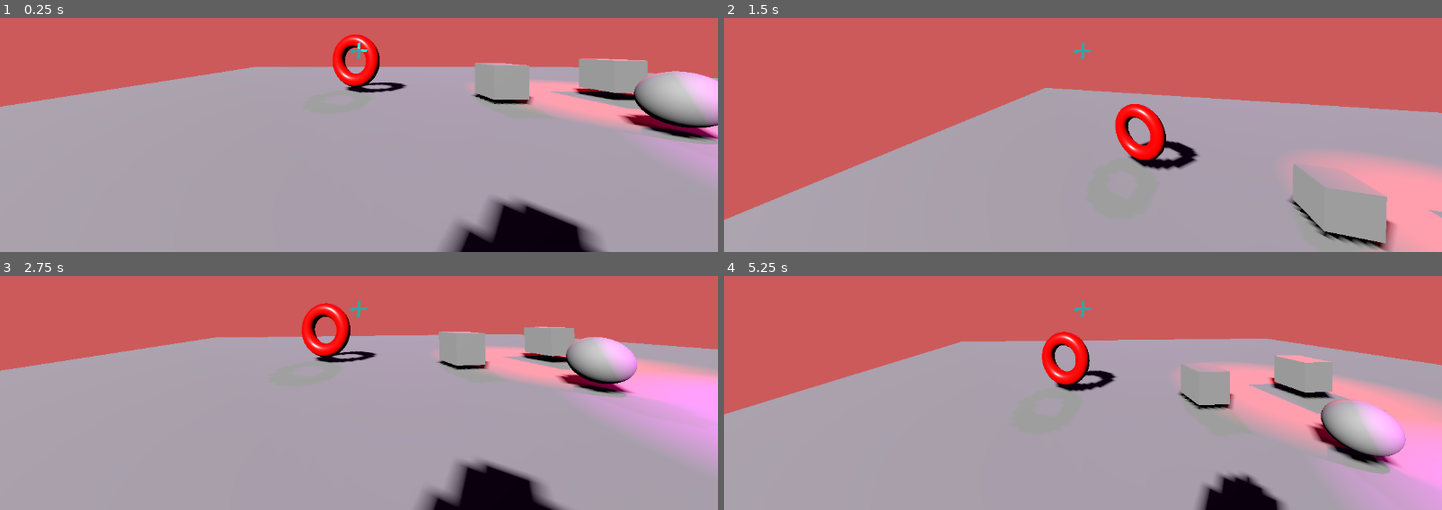
Above: before the commit, frames 1-4 (two rows, left to right).
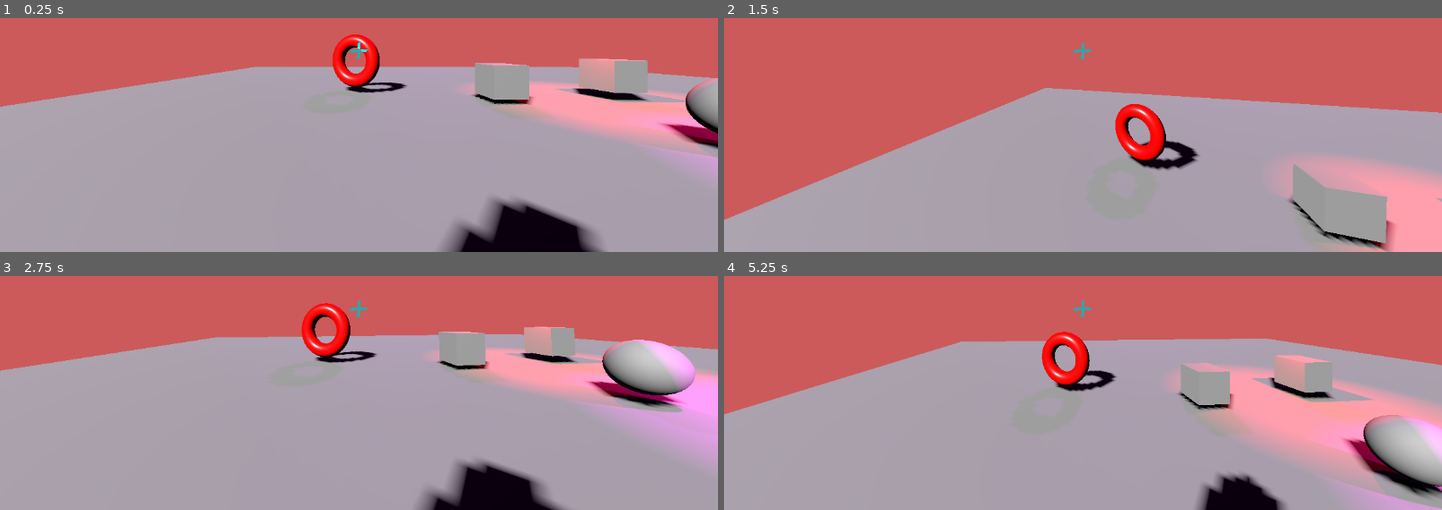
Above: after the commit, the same moments.

Repository: 1p6/Double-Cover
Game: Godot game, scene res://main.tscn
The game is run twice, just before and just after one commit, with the same random seed, the same clock (stepped at 60 frames per second) and the same inputs.
Inputs (mouse positions are in pixels of both pictures, inside the frame that each line leads up to):
- Up to frame 1 (0.25 s): no input
- Up to frame 2 (1.5 s): tap Enter at 0.5 s; move the mouse to (1118, 48) at 0.52 s; move the mouse to (1047, 53) at 1.27 s
- Up to frame 3 (2.75 s): move the mouse to (373, 301) at 2.02 s
- Up to frame 4 (5.25 s): tap Space at 2.75 s; move the mouse to (1075, 315) at 2.77 s; move the mouse to (1133, 313) at 3.52 s; move the mouse to (1025, 304) at 4.27 s; tap Enter at 5 s; move the mouse to (1090, 308) at 5.02 s

The runs differ from the first frame. In frame 1, 5.5% of the frame differs, in the area x 64-100%, y 17-60%; in frame 2, 0.8%; in frame 3, 5.8%; in frame 4, 9.2%, in the area x 62-100%, y 34-100%.

Commit message:
more work on fixing lighting

Diff:
--- a/main.tscn
+++ b/main.tscn
@@ -250,10 +250,12 @@
 
 [node name="Quaternion" type="SubViewport" parent="Renderer"]
 disable_3d = true
+canvas_item_default_texture_filter = 0
 size = Vector2i(768, 512)
 render_target_clear_mode = 1
 
 [node name="ColorRect" type="ColorRect" parent="Renderer/Quaternion"]
+light_mask = 0
 material = SubResource("ShaderMaterial_30cst")
 anchors_preset = 15
 anchor_right = 1.0
@@ -295,6 +297,7 @@
 transform = Transform3D(0.728957, 0.405172, -0.551777, -5.2079e-09, 0.806032, 0.591872, 0.68456, -0.431449, 0.587563, -7.51673, 4.41572, 8.26045)
 layers = 3
 light_energy = 2.0
+light_bake_mode = 0
 shadow_enabled = true
 sky_mode = 1
 
@@ -303,21 +306,24 @@
 layers = 3
 light_color = Color(0.866667, 0, 1, 1)
 light_energy = 0.02
+light_bake_mode = 0
 shadow_enabled = true
 sky_mode = 1
-
-[node name="OmniLight3D" type="OmniLight3D" parent="Lighting"]
-transform = Transform3D(1, 0, 0, 0, 1, 0, 0, 0, 1, 3.27575, 2.45378, -2.52495)
-light_color = Color(1, 0, 0, 1)
-light_energy = 2.0
-light_cull_mask = 4294967293
-shadow_enabled = true
 
 [node name="OmniLight3D3" type="OmniLight3D" parent="Lighting"]
 transform = Transform3D(1, 0, 0, 0, 1, 0, 0, 0, 1, 2.96734, 2.45378, 3.48192)
 layers = 3
 light_color = Color(1, 0, 1, 1)
 light_energy = 2.0
+light_bake_mode = 0
+shadow_enabled = true
+
+[node name="OmniLight3D4" type="OmniLight3D" parent="Lighting"]
+transform = Transform3D(1, 0, 0, 0, 1, 0, 0, 0, 1, 2.66363, 2.45378, -1.99661)
+light_color = Color(1, 0, 0, 1)
+light_energy = 2.0
+light_bake_mode = 0
+light_cull_mask = 4294967293
 shadow_enabled = true
 
 [node name="OmniLight3D2" type="OmniLight3D" parent="Lighting"]
@@ -325,6 +331,7 @@
 layers = 2
 light_color = Color(0, 0, 1, 1)
 light_energy = 2.0
+light_bake_mode = 0
 light_cull_mask = 4294967294
 shadow_enabled = true
 
@@ -346,7 +353,7 @@
 transform = Transform3D(1, 0, 0, 0, 1, 0, 0, 0, 1, 2.93889, 1.24265, 3.63644)
 
 [node name="MeshInstance3D" type="MeshInstance3D" parent="Geometry"]
-transform = Transform3D(1, 0, 0, 0, 1, 0, 0, 0, 1, 0.780332, 1.15753, 0.626001)
+transform = Transform3D(1, 0, 0, 0, 1, 0, 0, 0, 1, 0.780332, 1.15753, 1.27372)
 layers = 3
 mesh = SubResource("SphereMesh_6r5ep")
 skeleton = NodePath("../..")
Not shown: 2 places in main.tscn that only renumber resources
